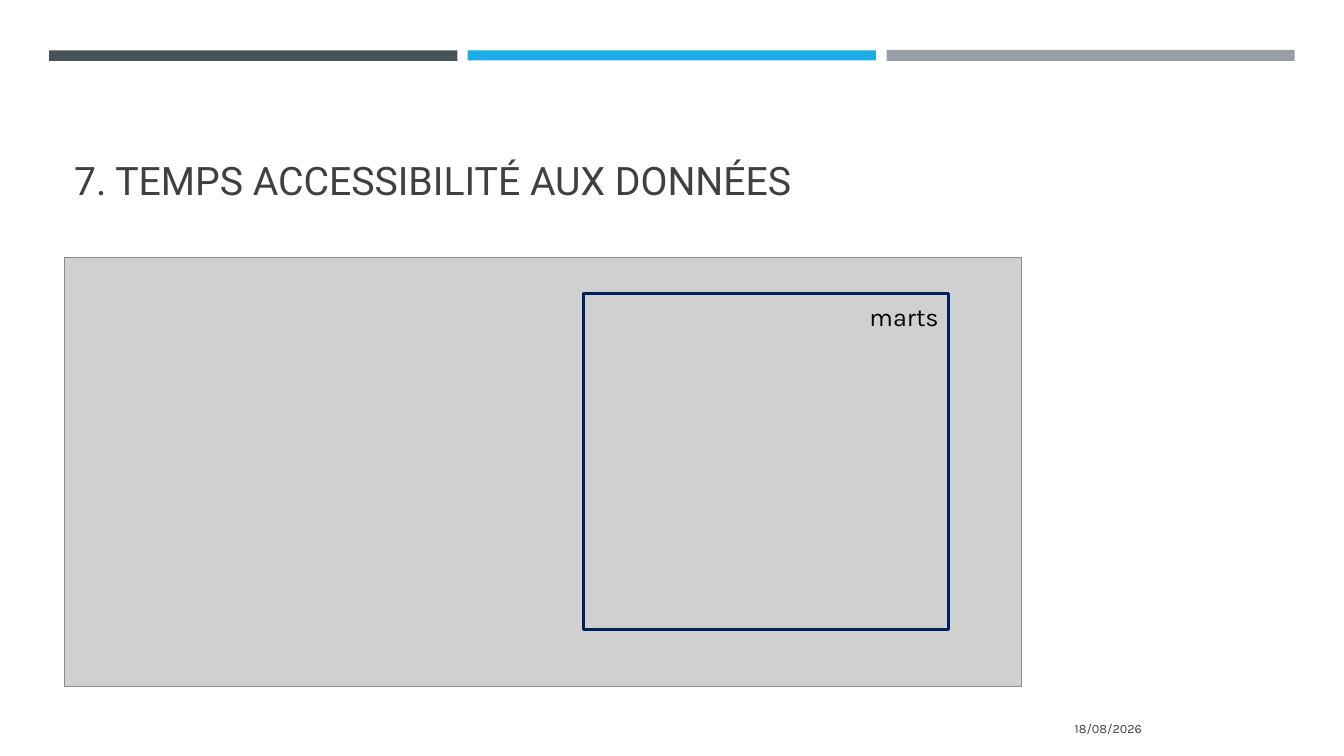
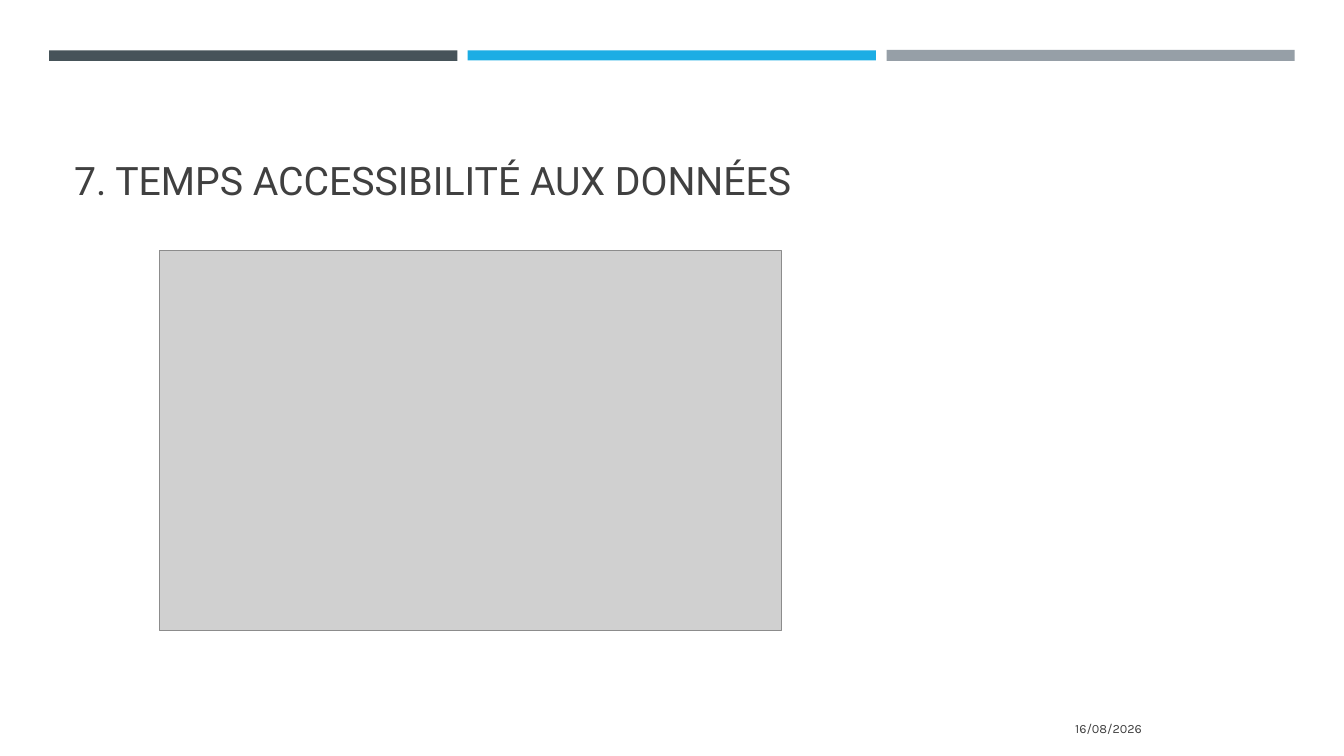
Before and after one commit to Sebules/Project_8_OpenClassrooms_Data_Engineer, a slide deck: slide 9 of ulesie_sebastien_2_presentation_082026.pptx (slide 18 before the commit). Drawn at 1344x756 pixels with LibreOffice and Linux fonts; fonts in the diff are those of the drawing; grey boxes stand for pictures. Boxes give left, top, right and bottom in pixels: in the first picture for what was removed or moved away, otherwise in the second. Text is boxed around its words. In the diff, an @@ line names an element or a change of style, - is before the commit and + after.

```diff
--- a/ulesie_sebastien_2_presentation_082026.pptx
+++ b/ulesie_sebastien_2_presentation_082026.pptx
@@ picture: place and size @@
-picture at bbox=[65, 258, 1022, 687]
+picture at bbox=[159, 251, 782, 631]
@@ rectangle removed at bbox=[584, 293, 949, 629] @@
@@ text removed at bbox=[869, 310, 938, 327] @@
-marts
@@ text at bbox=[1075, 724, 1142, 734]: text changed @@
-18/08/2026
+16/08/2026
```
Also in this commit, not shown: 10 other slides changed, 3 slides added, 9 slides removed.
